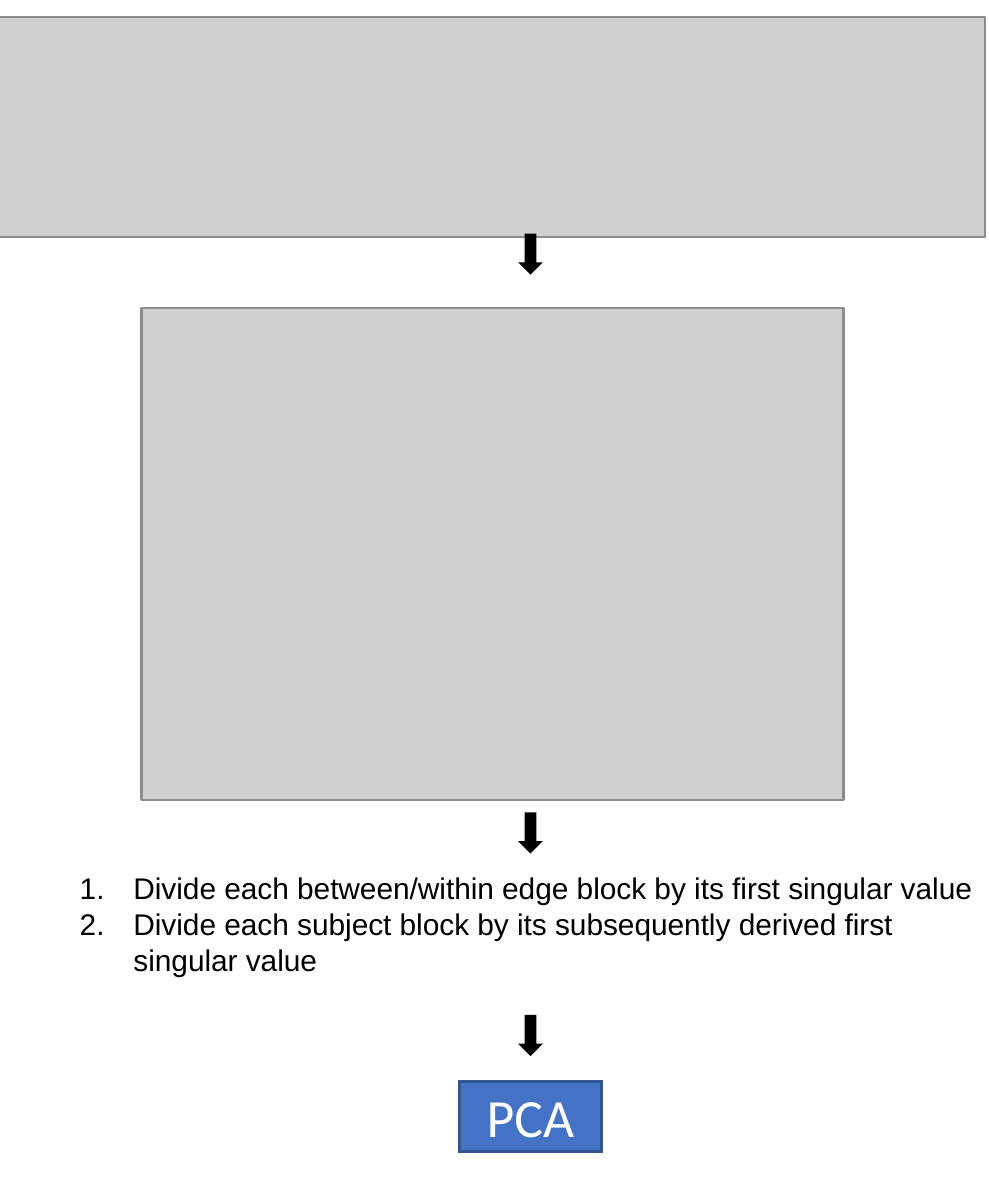
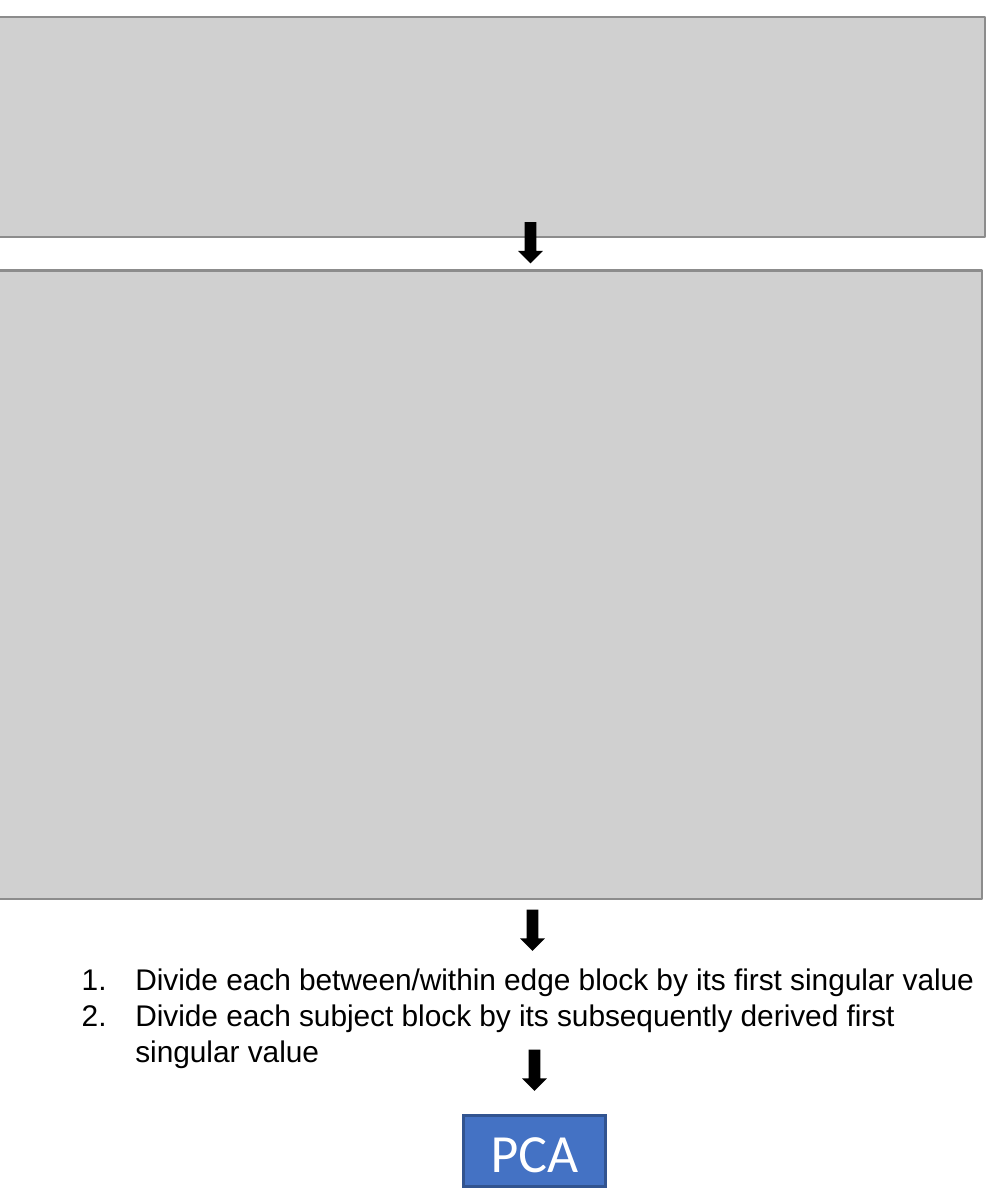
Before and after one commit to mychan24/restinginpca, a slide deck: slide 1 of presentation/OHBM2020/Figure1.pptx. Drawn at 989x1204 pixels with LibreOffice and Linux fonts; fonts in the diff are those of the drawing; grey boxes stand for pictures. Boxes give left, top, right and bottom in pixels: in the first picture for what was removed or moved away, otherwise in the second. Text is boxed around its words. In the diff, an @@ line names an element or a change of style, - is before the commit and + after.

```diff
--- a/presentation/OHBM2020/Figure1.pptx
+++ b/presentation/OHBM2020/Figure1.pptx
@@ down arrow: place and size @@
-down arrow at bbox=[522, 234, 540, 271]
+down arrow at bbox=[522, 224, 540, 260]
@@ picture: place and size @@
-picture at bbox=[142, 307, 845, 800]
+picture at bbox=[0, 271, 983, 901]
@@ down arrow: place and size @@
-down arrow at bbox=[522, 815, 540, 851]
+down arrow at bbox=[525, 912, 542, 948]
@@ text "Divide each between/within edge block ...": place and size @@
-text "Divide each between/within edge block ..." at bbox=[133, 877, 972, 976]
+text "Divide each between/within edge block ..." at bbox=[135, 968, 974, 1067]
@@ down arrow: place and size @@
-down arrow at bbox=[522, 1017, 540, 1054]
+down arrow at bbox=[527, 1051, 544, 1088]
@@ rectangle "PCA": place and size @@
-rectangle "PCA" at bbox=[460, 1081, 602, 1152]
+rectangle "PCA" at bbox=[462, 1116, 604, 1187]
```
Also in this commit, not shown: 3 other files.
